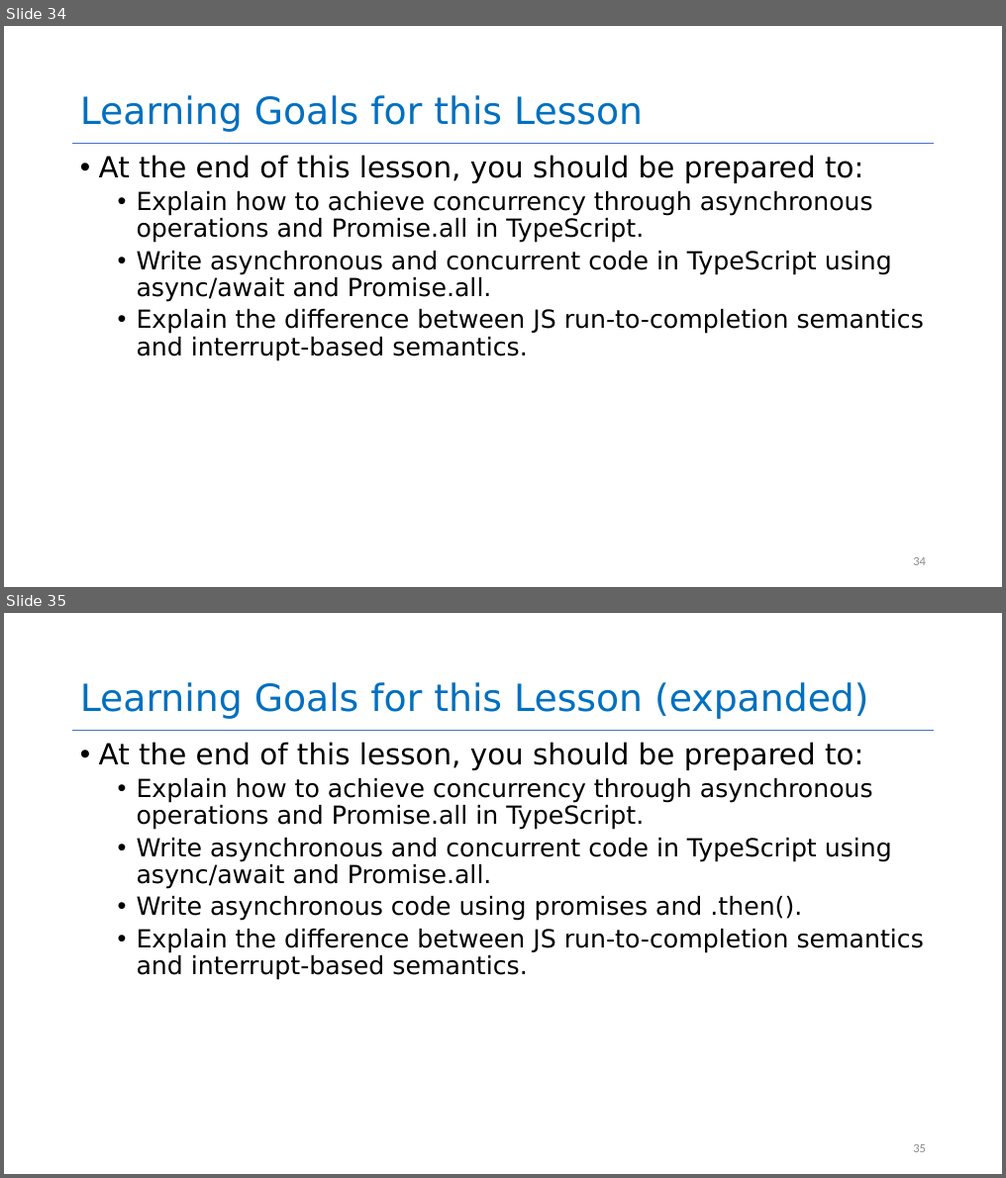
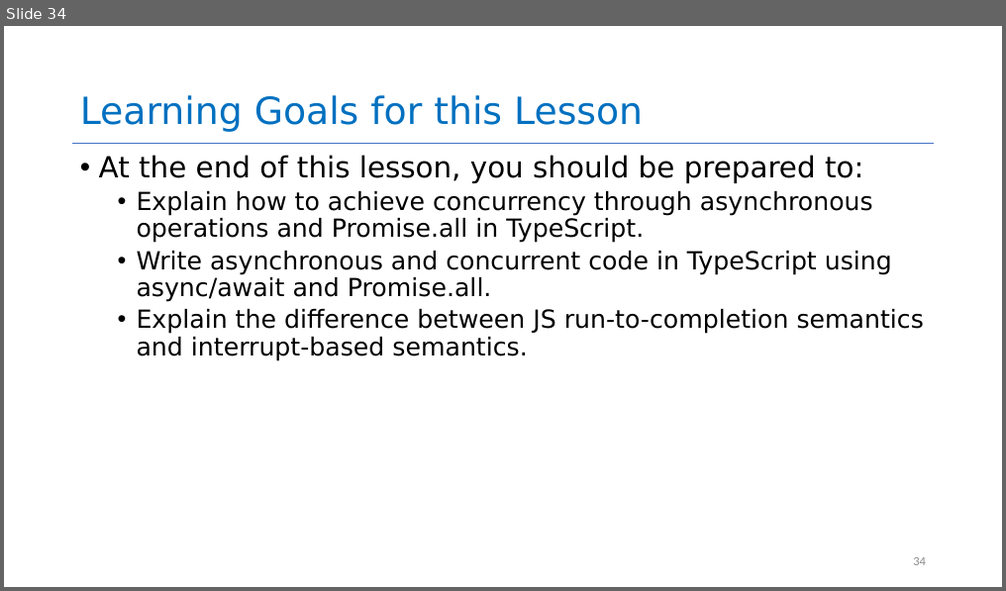
Before and after one commit to neu-se/CS4530-Spring-2023, a slide deck: Slides/Module 05 Concurrency Patterns in Typescript.pptx. Shown one above the other, each under a label of ours: slides 34 and 35 before the commit, slide 34 after it. The pictures are 1006x1178 and 1006x591 pixels, drawn with LibreOffice and Linux fonts; fonts in the diff are those of the drawing. Boxes give left, top, right and bottom in pixels: in the first picture for what was removed or moved away, otherwise in the second. Text is boxed around its words. In the diff, an @@ line names an element or a change of style, - is before the commit and + after.

```diff
--- a/Slides/Module 05 Concurrency Patterns in Typescript.pptx
+++ b/Slides/Module 05 Concurrency Patterns in Typescript.pptx
@@ slide 35 removed at (4,613,1002,1174), background #FFFFFF; not listed: 1 template element that a slide beside it also shows @@
@@ title removed at (80,682,869,719) @@
-Learning Goals for this Lesson (expanded)
@@ text removed at (99,742,924,980) @@
-• At the end of this lesson, you should be prepared to:
-  • Explain how to achieve concurrency through asynchronous operations and Promise.all in TypeScript.
-  • Write asynchronous and concurrent code in TypeScript using async/await and Promise.all.
-  • Write asynchronous code using promises and .then().
-  • Explain the difference between JS run-to-completion semantics and interrupt-based semantics.
@@ page number removed at (913,1145,926,1153) @@
-35
```
Also in this commit, not shown: 3 slides changed, 6 other files.
